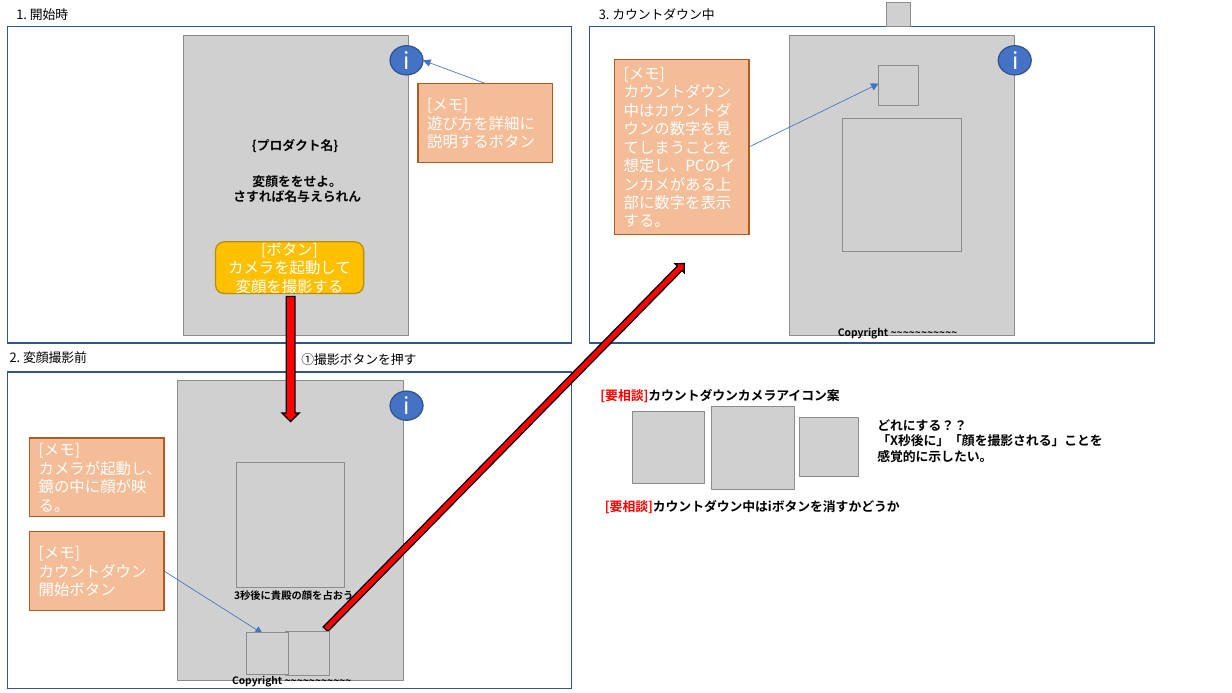
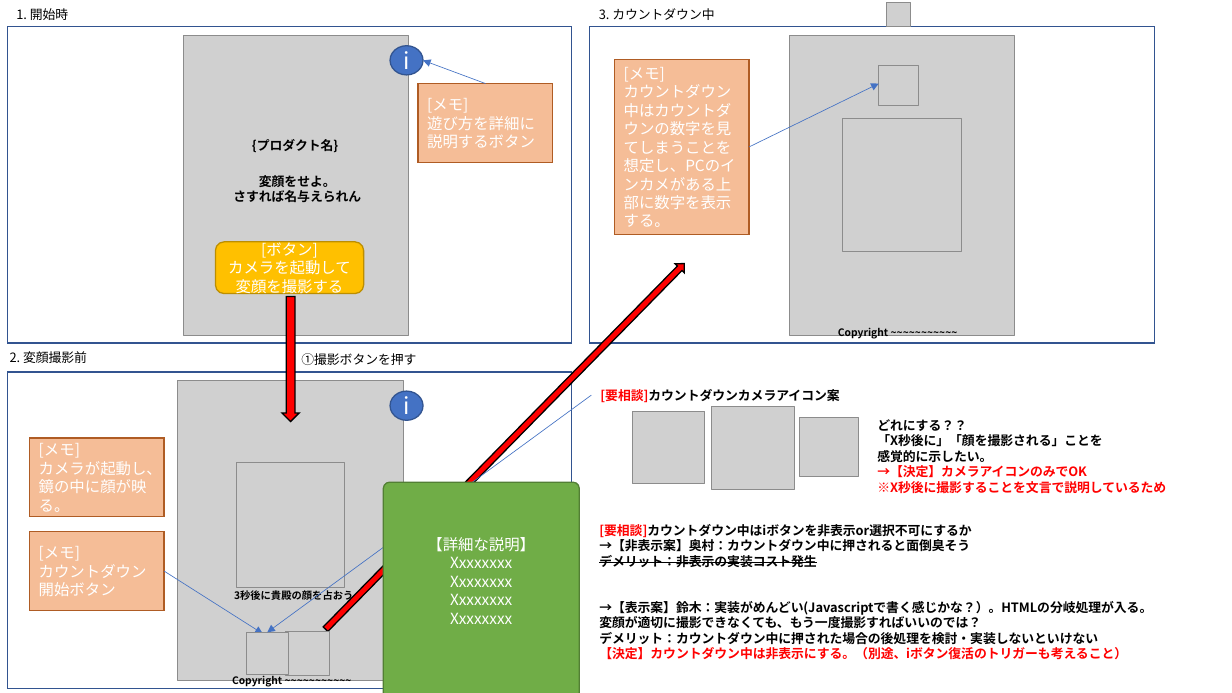
Before and after one commit to RifujinHat/Documents, a slide deck: slide 4 of UI関連/UI_20210904.pptx. Drawn at 1232x693 pixels with LibreOffice and Linux fonts; fonts in the diff are those of the drawing; grey boxes stand for pictures. Boxes give left, top, right and bottom in pixels: in the first picture for what was removed or moved away, otherwise in the second. Text is boxed around its words. In the diff, an @@ line names an element or a change of style, - is before the commit and + after.

```diff
--- a/UI関連/UI_20210904.pptx
+++ b/UI関連/UI_20210904.pptx
@@ ellipse removed at <box>998,45,1031,75</box> @@
-i
@@ text at <box>259,175,336,187</box>: text changed @@
-変顔ををせよ。
+変顔をせよ。
@@ arrow added from (592, 396) to (267, 632), #4472C4 0.5 pt @@
@@ text at <box>877,465,1166,494</box>: paragraphs added @@
+→【決定】カメラアイコンのみでOK
+※X秒後に撮影することを文言で説明しているため
@@ rounded rectangle added at <box>384,482,579,693</box>, fill #70AD47, outline #538035 1 pt, 12 pt, text #FFFFFF @@
+【詳細な説明】
+Xxxxxxxx
+Xxxxxxxx
+Xxxxxxxx
+Xxxxxxxx
@@ text at <box>599,524,1152,660</box>: text changed @@
-[要相談]カウントダウン中はiボタンを消すかどうか
+[要相談]カウントダウン中はiボタンを非表示or選択不可にするか
+→【非表示案】奥村：カウントダウン中に押されると面倒臭そう
+デメリット：非表示の実装コスト発生
+→【表示案】鈴木：実装がめんどい(Javascriptで書く感じかな？）。HTMLの分岐処理が入る。変顔が適切に撮影できなくても、もう一度撮影すればいいのでは？
+デメリット：カウントダウン中に押された場合の後処理を検討・実装しないといけない
+【決定】カウントダウン中は非表示にする。（別途、iボタン復活のトリガーも考えること）
```
Also in this commit, not shown: 2 other slides changed, 2 other files.
